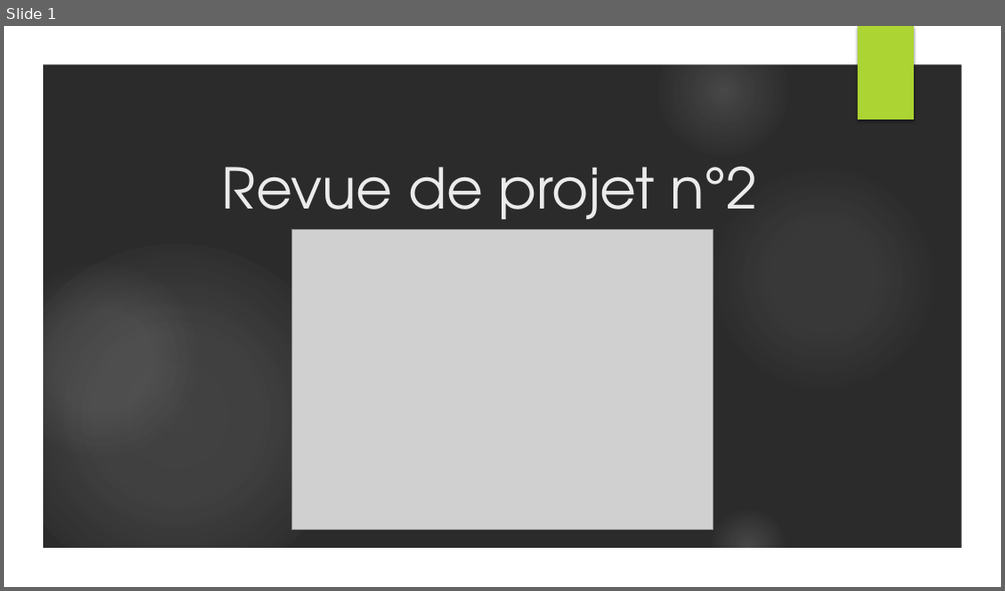
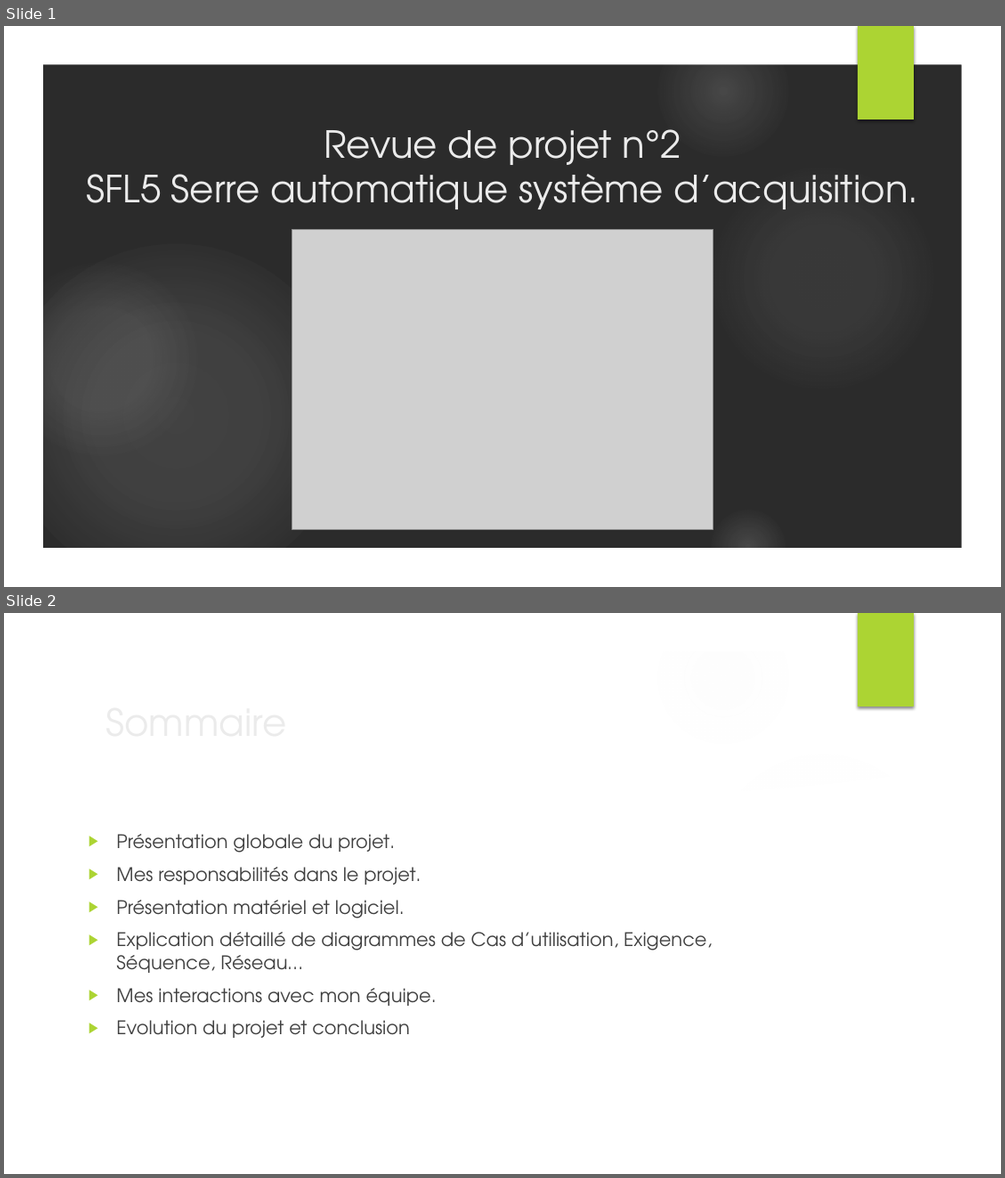
Before and after one commit to lucasminaud/projet_sfl5_serre_automatique, a slide deck: Partie personnelle Killian LABATTUT/Revue de projet n°2.pptx. Shown one above the other, each under a label of ours: slide 1 before the commit, slides 1 and 2 after it. The pictures are 1005x591 and 1005x1178 pixels, drawn with LibreOffice and Linux fonts; fonts in the diff are those of the drawing; grey boxes stand for pictures; background and template pictures are left out; a plain dark background stands for a picture behind light text. Boxes give left, top, right and bottom in pixels: in the first picture for what was removed or moved away, otherwise in the second. Text is boxed around its words. In the diff, an @@ line names an element or a change of style, - is before the commit and + after.

```diff
--- a/Partie personnelle Killian LABATTUT/Revue de projet n°2.pptx
+++ b/Partie personnelle Killian LABATTUT/Revue de projet n°2.pptx
@@ slide 2 added at [4,613,1001,1174], background picture (left out); not listed: 7 template elements that a slide beside it also shows @@
@@ title added at [98,692,815,750], 36 pt, text #EBEBEB @@
+Sommaire
@@ freeform shape added at [697,738,970,819], fill #FFFFFF at 20% opacity @@
@@ freeform shape added at [41,765,963,1136], fill #FFFFFF @@
@@ text added at [116,834,712,1038], 18 pt, text #404040 @@
+▶ Présentation globale du projet.
+▶ Mes responsabilités dans le projet.
+▶ Présentation matériel et logiciel.
+▶ Explication détaillé de diagrammes de Cas d’utilisation, Exigence, Séquence, Réseau…
+▶ Mes interactions avec mon équipe.
+▶ Evolution du projet et conclusion
@@ slide 1 changed as well @@
@@ title at [86,129,919,209]: text changed; size 54 to 36 pt @@
-Revue de projet n°2
+Revue de projet n°2
+SFL5 Serre automatique système d’acquisition.
```
Also in this commit, not shown: 1 other slide added, 3 other files.
